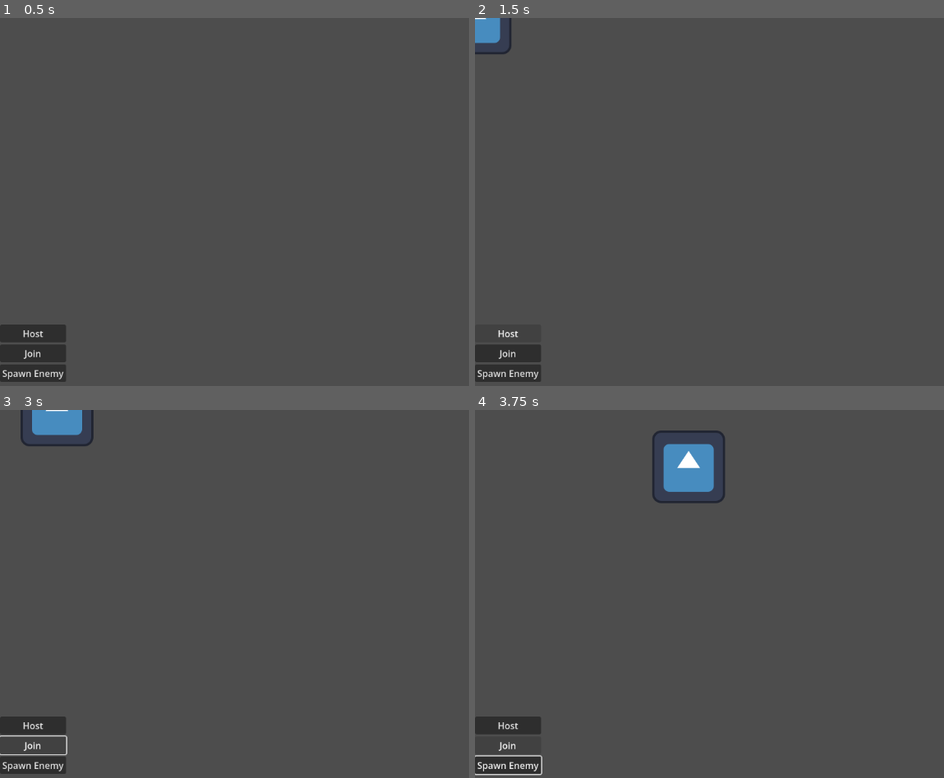
Above: before the commit, frames 1-4 (two rows, left to right).
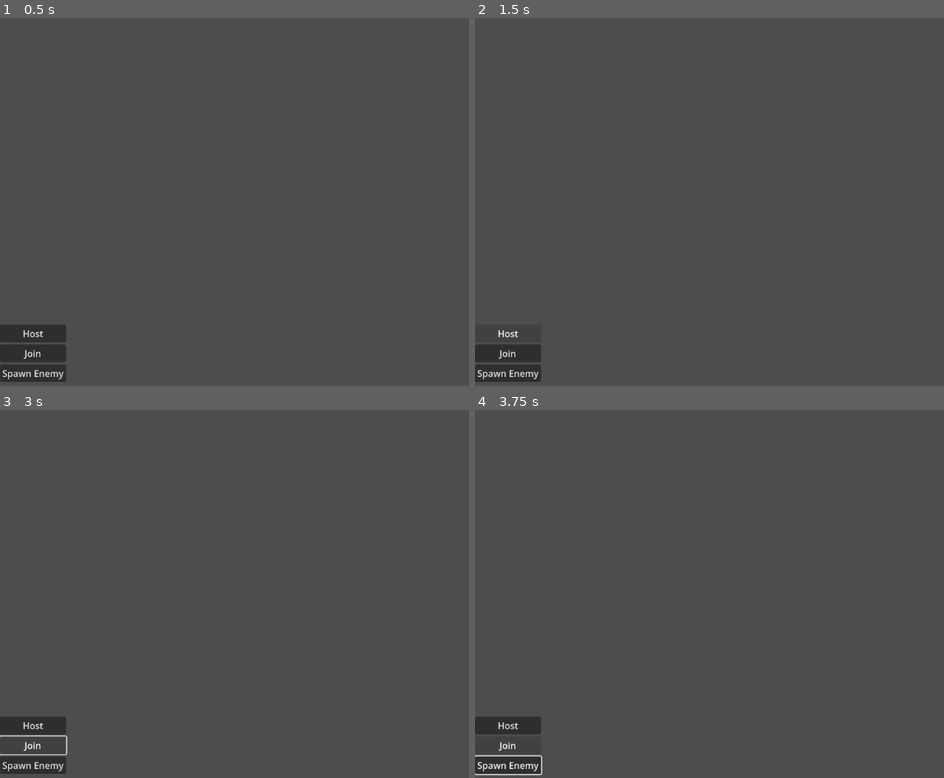
Above: after the commit, the same moments.

Repository: Felix-Young-Git/The7Seas-multiplayer-coop-game
Game: Godot game, scene res://test/multiplayer_test.tscn
Two runs of this game, one before a commit and one after it. Both use one fixed random seed, a clock stepped at 60 frames per second and the inputs below. The engine's default icon, where the game draws it, is replaced by a stand-in: a white triangle on a blue panel in a dark square.
Inputs:
- Up to frame 1 (0.5 s): no input
- Up to frame 2 (1.5 s): click "Spawn Enemy" at 0.5 s; click "Host" at 1.25 s
- Up to frame 3 (3 s): click "Join" at 2 s; hold Right (ui_right) from 2.78 s (still down)
- Up to frame 4 (3.75 s): release Right (ui_right) at 3.53 s; hold Down (ui_down) from 3.53 s (still down)

Frame 1 is identical in both runs. In frame 2, 0.5% of the frame differs, in the area x 0-8%, y 0-10%; in frame 3, 0.9%; in frame 4, 1.8%, in the area x 37-54%, y 5-26%.

Commit message:
added enemy that follows player

Diff:
--- /dev/null
+++ b/outcasts-coop-game/Enemies/enemy.gd
@@ -0,0 +1,35 @@
+extends CharacterBody2D
+
+@export var player_scene : PackedScene
+
+var SPEED : float = 200
+
+#set server as the one that controls enemies
+func _ready() -> void:
+	if multiplayer.is_server():
+		set_multiplayer_authority(1)
+
+#get closest player
+func get_closest_player():
+	var players = get_tree().get_nodes_in_group("players")
+	var closest = null
+	var closest_dist = INF
+
+	for p in players:
+		var dist = global_position.distance_to(p.global_position)
+		if dist < closest_dist:
+			closest_dist = dist
+			closest = p
+
+	return closest
+
+#move toward closest player
+func _physics_process(delta: float) -> void:
+	if !is_multiplayer_authority():
+		return
+
+	var target = get_closest_player()
+	if target:
+		var direction = (target.global_position - global_position).normalized()
+		velocity = direction * SPEED
+		move_and_slide()
--- a/outcasts-coop-game/Enemies/enemy.tscn
+++ b/outcasts-coop-game/Enemies/enemy.tscn
@@ -1,6 +1,8 @@
 [gd_scene format=3 uid="uid://do3pgbraprlfk"]
 
 [ext_resource type="Texture2D" uid="uid://5hvj1sbtut5c" path="res://icon.svg" id="1_3ih25"]
+[ext_resource type="Script" uid="uid://chen20kt6mstl" path="res://Enemies/enemy.gd" id="1_bxkaj"]
+[ext_resource type="PackedScene" uid="uid://c1ajbvuspr3jl" path="res://Player/player.tscn" id="2_47qgu"]
 
 [sub_resource type="RectangleShape2D" id="RectangleShape2D_bxkaj"]
 
@@ -10,6 +12,8 @@
 properties/0/replication_mode = 1
 
 [node name="Enemy" type="CharacterBody2D" unique_id=1283339784]
+script = ExtResource("1_bxkaj")
+player_scene = ExtResource("2_47qgu")
 
 [node name="CollisionShape2D" type="CollisionShape2D" parent="." unique_id=817619978]
 shape = SubResource("RectangleShape2D_bxkaj")
--- a/outcasts-coop-game/Player/player.gd
+++ b/outcasts-coop-game/Player/player.gd
@@ -1,6 +1,10 @@
 extends CharacterBody2D
 
 const SPEED: float = 500
+
+func _ready() -> void:
+	add_to_group("players")
+
 
 func _enter_tree() -> void:
 	set_multiplayer_authority(name.to_int())
--- a/outcasts-coop-game/test/multiplayer_test.gd
+++ b/outcasts-coop-game/test/multiplayer_test.gd
@@ -1,17 +1,20 @@
 extends Node2D
 
+
+@export var player_scene : PackedScene
+@export var enemy_scene : PackedScene
+
+#Connection info
 var peer = ENetMultiplayerPeer.new()
-@export var player_scene : PackedScene
-
-
-
 const IP_ADDRESS: String = "localhost"
 const PORT: int = 42069
+
 
 #connect buttons
 func _enter_tree() -> void:
 	$UI/Host.pressed.connect(_on_host_pressed)
 	$UI/Join.pressed.connect(_on_join_pressed)
+	$UI/SpawnEnemy.pressed.connect(_on_spawn_enemy_pressed)
 
 #create host
 func _on_host_pressed() -> void:
@@ -25,6 +28,11 @@
 	peer.create_client(IP_ADDRESS, PORT)
 	multiplayer.multiplayer_peer = peer
 
+func _on_spawn_enemy_pressed(id = 1) -> void:
+	var enemy = enemy_scene.instantiate()
+	enemy.name = str(id)
+	call_deferred("add_child", enemy)
+
 #create player
 func _add_player(id = 1):
 	var player = player_scene.instantiate()
--- a/outcasts-coop-game/test/multiplayer_test.tscn
+++ b/outcasts-coop-game/test/multiplayer_test.tscn
@@ -2,13 +2,19 @@
 
 [ext_resource type="Script" uid="uid://dvkd26c7tgarr" path="res://test/multiplayer_test.gd" id="1_3fc8k"]
 [ext_resource type="PackedScene" uid="uid://c1ajbvuspr3jl" path="res://Player/player.tscn" id="2_3vuks"]
+[ext_resource type="PackedScene" uid="uid://do3pgbraprlfk" path="res://Enemies/enemy.tscn" id="3_wvsrd"]
 
 [node name="MultiplayerTest" type="Node2D" unique_id=1481677403]
 script = ExtResource("1_3fc8k")
 player_scene = ExtResource("2_3vuks")
+enemy_scene = ExtResource("3_wvsrd")
 
 [node name="PlayerMultiplayerSpawner" type="MultiplayerSpawner" parent="." unique_id=213665779]
 _spawnable_scenes = PackedStringArray("uid://c1ajbvuspr3jl")
+spawn_path = NodePath("..")
+
+[node name="EnemyMultiplayerSpawner" type="MultiplayerSpawner" parent="." unique_id=1453358010]
+_spawnable_scenes = PackedStringArray("uid://do3pgbraprlfk")
 spawn_path = NodePath("..")
 
 [node name="UI" type="VBoxContainer" parent="." unique_id=125273793]
Not shown, added: outcasts-coop-game/Enemies/enemy.gd.uid
